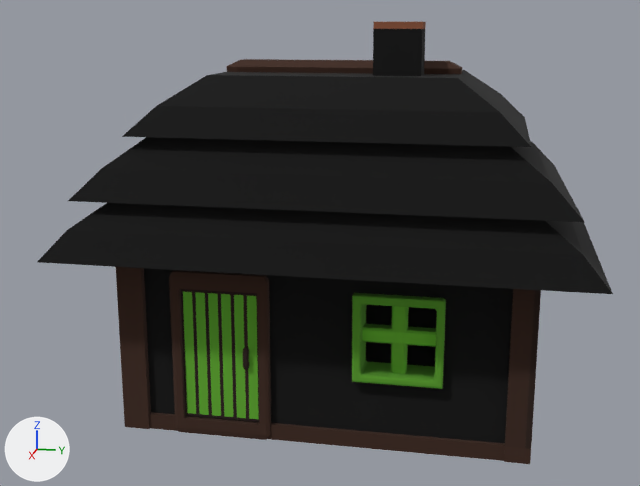
What one commit did to the FBX model buildings/kurin/3d/kurin_FBX.fbx.
Before and after are seen from a 50 mm lens placed at (9.08, 2.22, 4.3), pointed at (-0.63, 0.28, 1.87). Lighting does not change. The marker at lower left points along +X, +Y and +Z. Where no turn or scale is listed for an object, it has been applied to the vertices. Vertices at the same position are counted once.

Names of what the first picture shows: 'door.001', 'kurin.002'.
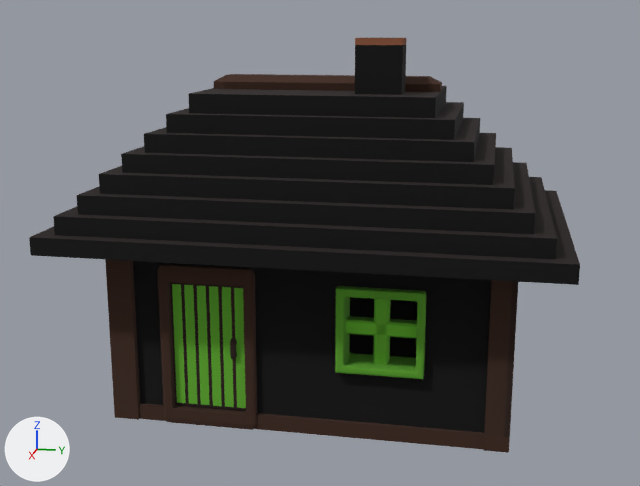
Where the newer file only moved an object's origin or applied its transform, the numbers keep the older frame.

What changed in the scene script:
```text
Change me_plane_012:
    used by ob_kurin_002; location = (0.0, 0.58, 1.39); rotation_euler = (-0.0000561, 0.0, 1.57), in degrees (0, 0, 90); scale = (2.75, 1.89, 2.75)
    remove me_plane_012.from_pydata(...)  # 491 vertices, 482 faces; spans x -1.02..0.98, y -0.66..1.34, z -0.51..1.07
    add me_plane_012.from_pydata(...)  # 519 vertices, 510 faces; spans x -0.99..0.99, y -0.99..0.99, z -1.0..1.07
    me_plane_012 part 2: the loose piece of 24 vertices spanning x 0.13..0.31, y 0.05..0.23, z 0.81..1.07 is scaled about its middle by (1.02, 0.977, 1.37), then moved by (0.01, 0.11, -0.05)
    me_plane_012 part 3: the loose piece of 132 vertices spanning x -0.82..0.77, y -0.35..-0.2, z -0.51..0.33 is multiplied about its middle by the matrix ((-0.001, -0.995, 0.0), (1.002, 0.0, 0.0), (0.0, 0.0, 1.367)), then moved by (0.63, 0.28, -0.34)
    me_plane_012 part 4: the loose piece of 49 vertices spanning x -0.82..0.77, y 0.86..1.0, z -0.51..0.33 is multiplied about its middle by the matrix ((-0.001, -0.995, 0.0), (1.002, 0.0, 0.0), (0.0, 0.0, 1.367)), then moved by (-0.56, -0.92, -0.34)
    me_plane_012 part 5: a new loose piece, a torus around x (ring radius 0.43, tube radius 0.1) spanning x 0.5..0.69, y -0.57..-0.19, z -1.0..-0.1, in mat_material_001 (picture img_forest_spot_texture_all_png)
    me_plane_012 part 6: the loose piece of 78 vertices spanning x 0.1..0.44, y -0.37..-0.15, z -0.23..0.1 is multiplied about its middle by the matrix ((-0.001, -0.995, 0.0), (1.002, 0.0, 0.0), (0.0, 0.0, 1.367)), then moved by (0.32, 0.56, -0.33)
    me_plane_012 part 7: the loose piece of 16 vertices spanning x 0.24..0.3, y -0.29..-0.21, z -0.21..0.08 is scaled about its middle by (1.44, 0.69, 1.37), then moved by (0.32, 0.55, -0.33)
    me_plane_012 part 8: the loose piece of 36 vertices spanning x -1.02..0.98, y -0.66..1.34, z 0.22..0.87 is rebuilt with 64 vertices and now spans x -0.99..0.99, y -0.99..0.99, z 0.0..0.79
    me_plane_012 part 9: a new loose piece of 24 vertices spanning x -0.14..0.08, y -0.47..0.47, z 0.69..0.86, in mat_material_001 (picture img_forest_spot_texture_all_png)
    me_plane_012 part 10: a new loose piece of 16 vertices spanning x -0.66..0.68, y 0.7..0.79, z -1.0..0.15, in mat_material_001 (picture img_forest_spot_texture_all_png)
    me_plane_012 part 11: a new loose piece of 16 vertices spanning x -0.66..0.68, y -0.77..-0.68, z -1.0..0.15, in mat_material_001 (picture img_forest_spot_texture_all_png)
    me_plane_012 part 12: a new loose piece of 16 vertices spanning x 0.55..0.63, y 0.15..0.45, z -0.44..-0.36, in mat_material_001 (picture img_forest_spot_texture_all_png)
    me_plane_012 part 13: the loose piece of 80 vertices spanning x -0.6..-0.22, y -0.35..-0.17, z -0.51..0.15 is deleted
    me_plane_012 part 14: the loose piece of 24 vertices spanning x -0.49..0.44, y 0.26..0.48, z 0.8..0.92 is deleted
    me_plane_012 part 15: the loose piece of 16 vertices spanning x -0.8..-0.71, y -0.35..1.0, z -0.51..0.33 is deleted
    me_plane_012 part 16: the loose piece of 16 vertices spanning x 0.12..0.42, y -0.29..-0.21, z -0.09..-0.03 is deleted
    me_plane_012 part 17: 20 vertices removed from x -0.78..0.76, y -0.35..1.0, z -0.51..0.33; 4 vertices added at x -0.64..0.67, y -0.76..0.78, z -1.0
Change me_cube_039:
    where me_cube_039.from_pydata(...)  # 102 vertices, 105 faces; spans x -0.2..0.51, y -0.57..2.36, z -0.77..2.75
    me_cube_039 part 1: the whole mesh is moved by (-0.25, -0.21, 0.0)
Change ob_kurin_002:
    ob_kurin_002.rotation_euler: (-0.0000561, 0.0, 1.57) -> (0.0, 0.0, 0.0)  # degrees (0, 0, 90) -> degrees (0, 0, 0)
    ob_kurin_002.location: (0.0, 0.58, 1.39) -> (-0.85, 0.3, 2.01)
    ob_kurin_002.scale: (2.75, 1.89, 2.75) -> (1.9, 2.74, 2.01)
```

Boxes [x1, y1, x2, y2] around the edits, measured in the pictures (640 x 486 px; the box of a moved part takes in the faces that stretch with it):
'kurin.002', reshaped, moved, rescaled, turned: before [37, 22, 613, 464]; after [29, 38, 580, 453]
'door.001', mesh moved: before [181, 289, 259, 422]; after [170, 282, 246, 411]
part 2 of me_plane_012, moved or reshaped: before [373, 22, 426, 76]; after [355, 38, 406, 95]
part 3 of me_plane_012, moved or reshaped: before [116, 267, 541, 464]; after [105, 259, 518, 453]
part 4 of me_plane_012, moved or reshaped: before [366, 305, 437, 367]; after [349, 297, 417, 358]
part 5 of me_plane_012, added (brown): after [157, 264, 257, 430]
part 6 of me_plane_012, moved or reshaped: before [352, 293, 446, 389]; after [335, 286, 426, 379]
part 7 of me_plane_012, moved or reshaped: before [391, 306, 409, 374]; after [373, 299, 391, 365]
part 8 of me_plane_012, rebuilt (11% shorter): before [37, 70, 613, 294]; after [29, 86, 580, 285]
part 9 of me_plane_012, added (brown): after [214, 74, 442, 92]
part 10 of me_plane_012, added (brown): after [484, 280, 512, 452]
part 11 of me_plane_012, added (brown): after [113, 260, 140, 420]
part 12 of me_plane_012, added (green): after [346, 316, 417, 338]
part 13 of me_plane_012, deleted (brown): before [169, 270, 271, 440]
part 14 of me_plane_012, deleted (brown): before [227, 59, 462, 74]
part 15 of me_plane_012, deleted (brown): before [123, 267, 151, 429]
part 16 of me_plane_012, deleted (green): before [362, 324, 436, 347]
part 17 of me_plane_012, cut back (brown): before [504, 289, 535, 464]
